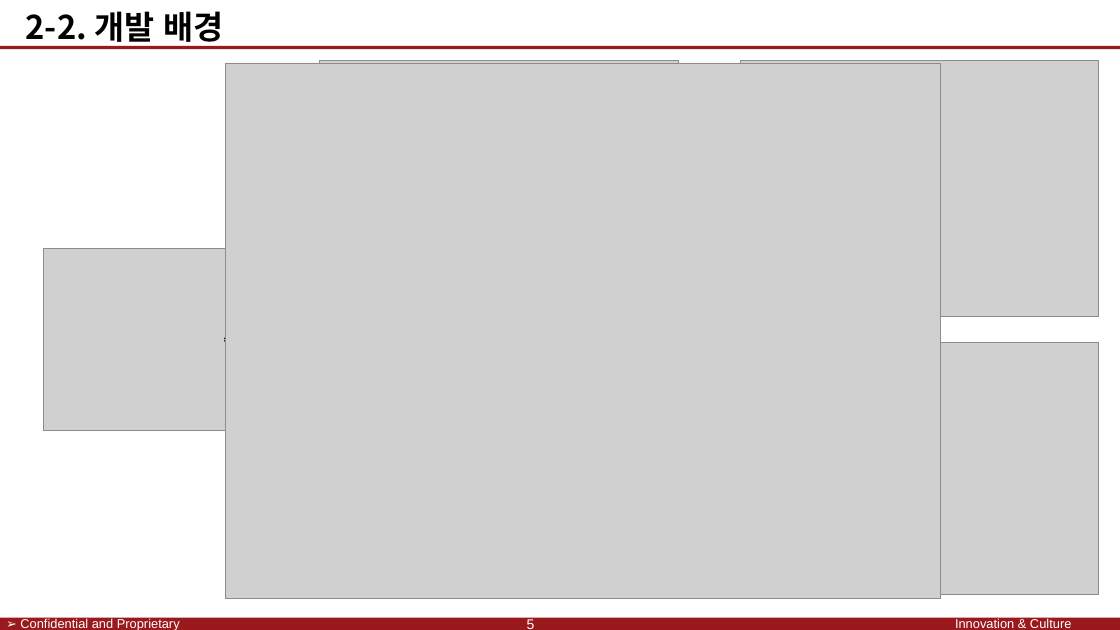
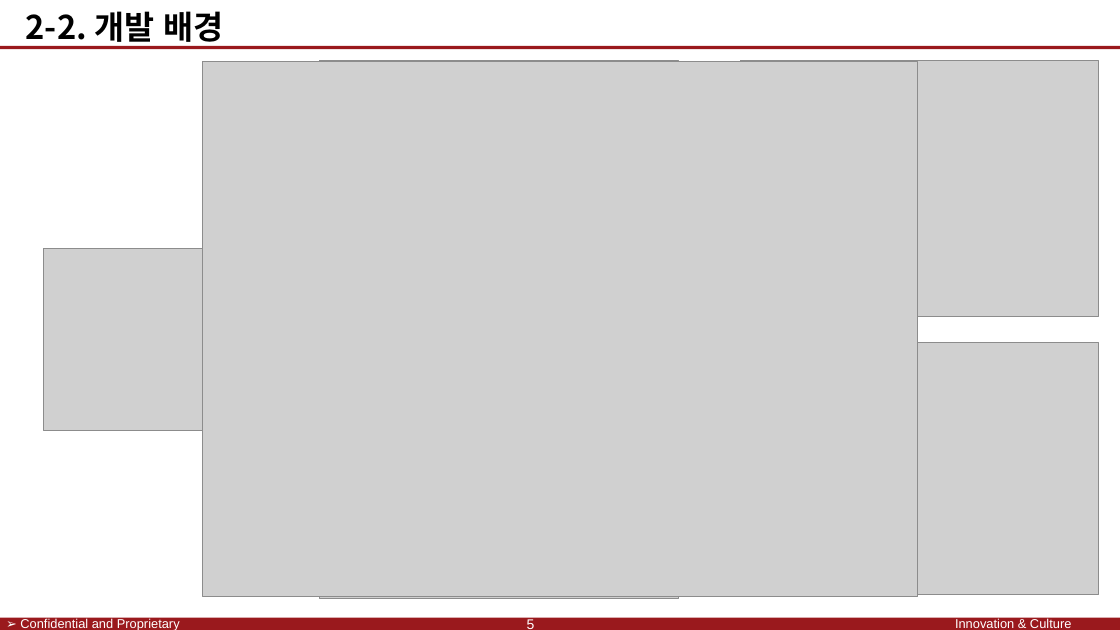
Before and after one commit to SaintSeong/JusungProject, a slide deck: slide 5 of A조 발표/A조 발표 최종.pptx. Drawn at 1120x630 pixels with LibreOffice and Linux fonts; fonts in the diff are those of the drawing; grey boxes stand for pictures; background and template pictures are left out. Boxes give left, top, right and bottom in pixels: in the first picture for what was removed or moved away, otherwise in the second. Text is boxed around its words. In the diff, an @@ line names an element or a change of style, - is before the commit and + after.

```diff
--- a/A조 발표/A조 발표 최종.pptx
+++ b/A조 발표/A조 발표 최종.pptx
@@ picture: place and size @@
-picture at bbox=[225, 63, 941, 598]
+picture at bbox=[202, 61, 918, 597]
@@ arrow removed from (225, 339) to (320, 188) @@
@@ arrow removed from (225, 339) to (320, 471) @@
```
Also in this commit, not shown: 8 other slides changed, 5 slides added.
